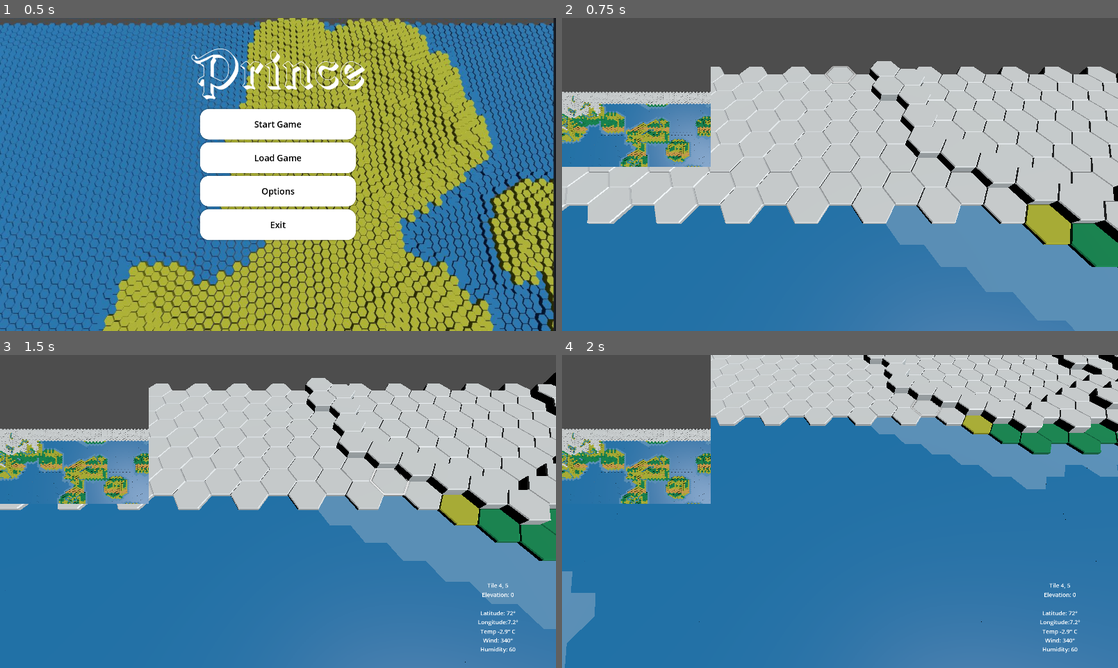
Above: before the commit, frames 1-4 (two rows, left to right).
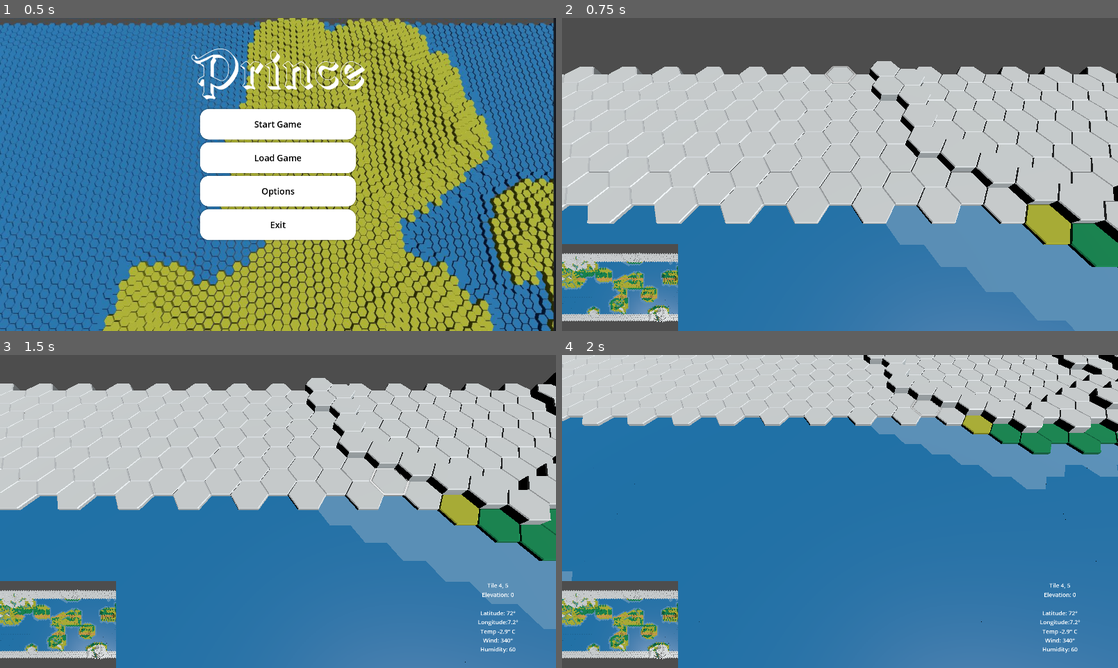
Above: after the commit, the same moments.

Repository: web-fu/prince
Game: Godot game, scene res://scenes/ui/MainMenu.tscn
The game is run twice, just before and just after one commit, with the same random seed, the same clock (stepped at 60 frames per second) and the same inputs.
Inputs (mouse positions are in pixels of both pictures, inside the frame that each line leads up to):
- Up to frame 1 (0.5 s): no input
- Up to frame 2 (0.75 s): click "Start Game" at 0.5 s
- Up to frame 3 (1.5 s): tap Enter at 1.25 s; move the mouse to (400, 495) at 1.27 s; hold E (axial_move_north_east) from 1.28 s (still down); hold Down (camera_move_down) from 1.28 s (still down); click (400, 495) at 1.42 s
- Up to frame 4 (2 s): keep holding E (axial_move_north_east); keep holding Down (camera_move_down)

Frame 1 is identical in both runs. In frame 2, 12% of the frame differs, in the area x 0-27%, y 15-100%; in frame 3, 13%; in frame 4, 16%, in the area x 0-27%, y 0-100%.

Commit message:
Minimap update

Diff:
--- a/scenes/Prince.tscn
+++ b/scenes/Prince.tscn
@@ -7,10 +7,6 @@
 [ext_resource type="Script" path="res://scenes/ui/tile_info.gd" id="4_30ta2"]
 
 [sub_resource type="StyleBoxEmpty" id="StyleBoxEmpty_x8ehp"]
-
-[sub_resource type="QuadMesh" id="QuadMesh_w2imv"]
-
-[sub_resource type="StandardMaterial3D" id="StandardMaterial3D_tt8ca"]
 
 [node name="Prince" type="Node3D"]
 script = ExtResource("1_53cng")
@@ -81,17 +77,17 @@
 vertical_alignment = 1
 
 [node name="SubViewportContainer" type="SubViewportContainer" parent="."]
-offset_right = 40.0
-offset_bottom = 40.0
+anchors_preset = 2
+anchor_top = 1.0
+anchor_bottom = 1.0
+offset_top = -200.0
+offset_right = 400.0
+grow_vertical = 0
 size_flags_horizontal = 0
 size_flags_vertical = 8
 
 [node name="SubViewport" type="SubViewport" parent="SubViewportContainer"]
-
-[node name="MeshInstance3D" type="MeshInstance3D" parent="SubViewportContainer/SubViewport"]
-transform = Transform3D(1, 0, 0, 0, -4.37114e-08, -1, 0, 1, -4.37114e-08, 0, 0, 0)
-mesh = SubResource("QuadMesh_w2imv")
-surface_material_override/0 = SubResource("StandardMaterial3D_tt8ca")
+size = Vector2i(400, 300)
 
 [node name="MinimapCamera" type="Camera3D" parent="SubViewportContainer/SubViewport"]
-transform = Transform3D(1, 0, 0, 0, -4.37114e-08, 1, 0, -1, -4.37114e-08, 0, 100, 0)
+transform = Transform3D(1, 0, 0, 0, -4.37114e-08, 1, 0, -1, -4.37114e-08, 0, 84, 50)
Not shown: 1 places in scenes/Prince.tscn that only renumber resources
